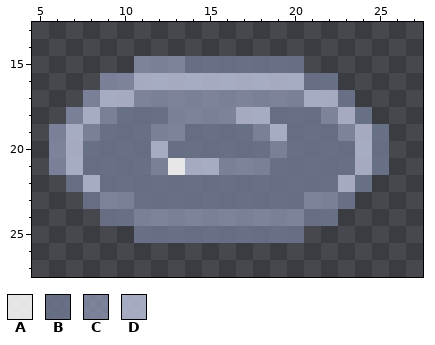
A pixel-art sprite gets an edit: Resources/Textures/_Goobstation/Xenobiology/Mobs/slimes.rsi/slime-dead.png. This is how it looked before the edit.
The file is 32x32 pixels. Colours within 5 levels of each other are drawn and written as one. Shown: x 5..27, y 13..27.
Palette (. is transparent): A #ffffffdc  B #6d758de1  C #8b93afc8  D #b3b9d1e1
Pixels before, first column x 6:
15 .....CCCBBBBBBB.....
16 ...CCDDDDDDDDDDBB...
17 ..CDDCCCCCCCCCCDDB..
18 .CDCBBBCCCCDDBBBCDB.
19 CDCBBBCCBBBBCDBBBCDB
20 CDBBBBDBBBBBBCBBBBDB
21 CDBBBBCADDCCCBBBBBDB
22 .BDBBBBBBBBBBBBBBDB.
23 ..BCCBBBBBBBBBBCCB..
24 ...BBCCCCCCCCCCBB...
25 .....BBBBBBBBBB.....
After the commit:
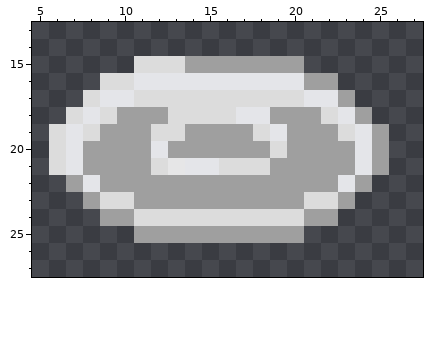
From old to new:
Colour B changes from #6d758de1 to #9f9f9f.
Colour C changes from #8b93afc8 to #dcdcdc.
Colour D changes from #b3b9d1e1 to #e4e5e9.
Where, in picture pixels (left, top, right, bottom), the same in both pictures:
changed: (49, 56, 389, 243)
